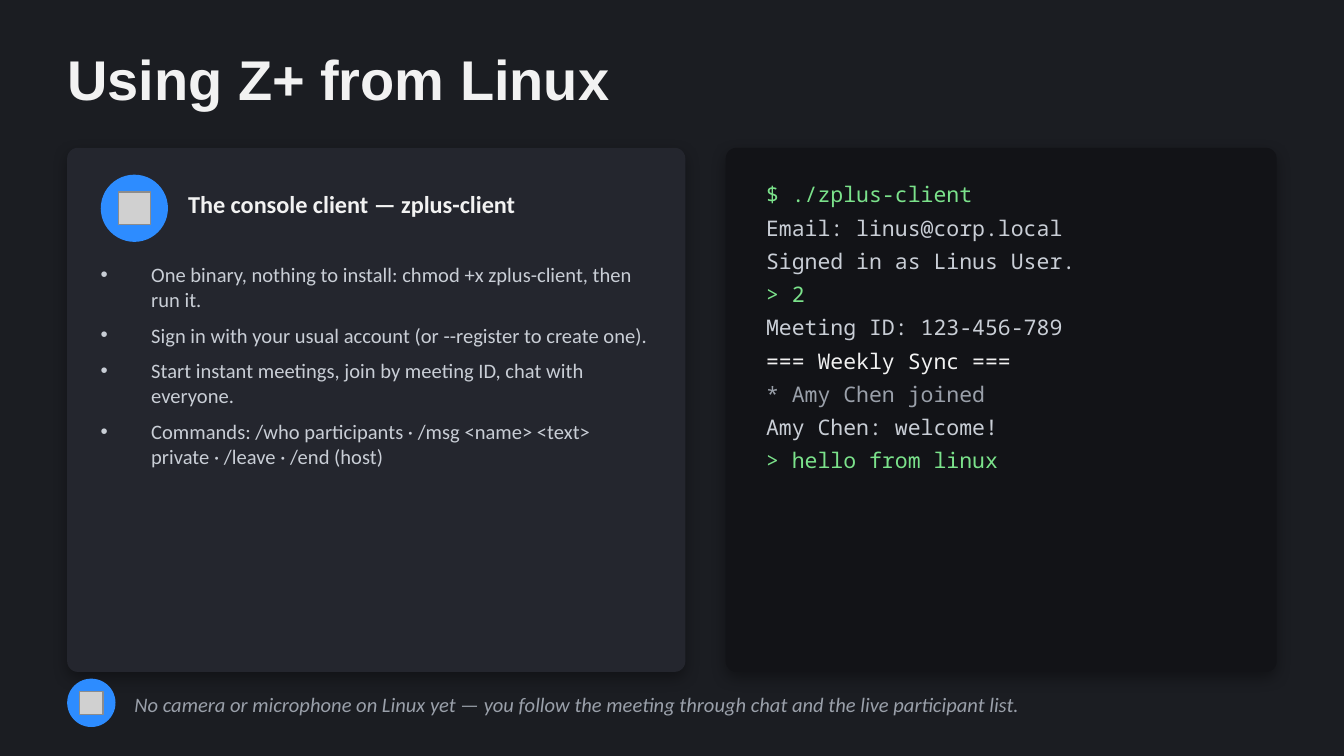
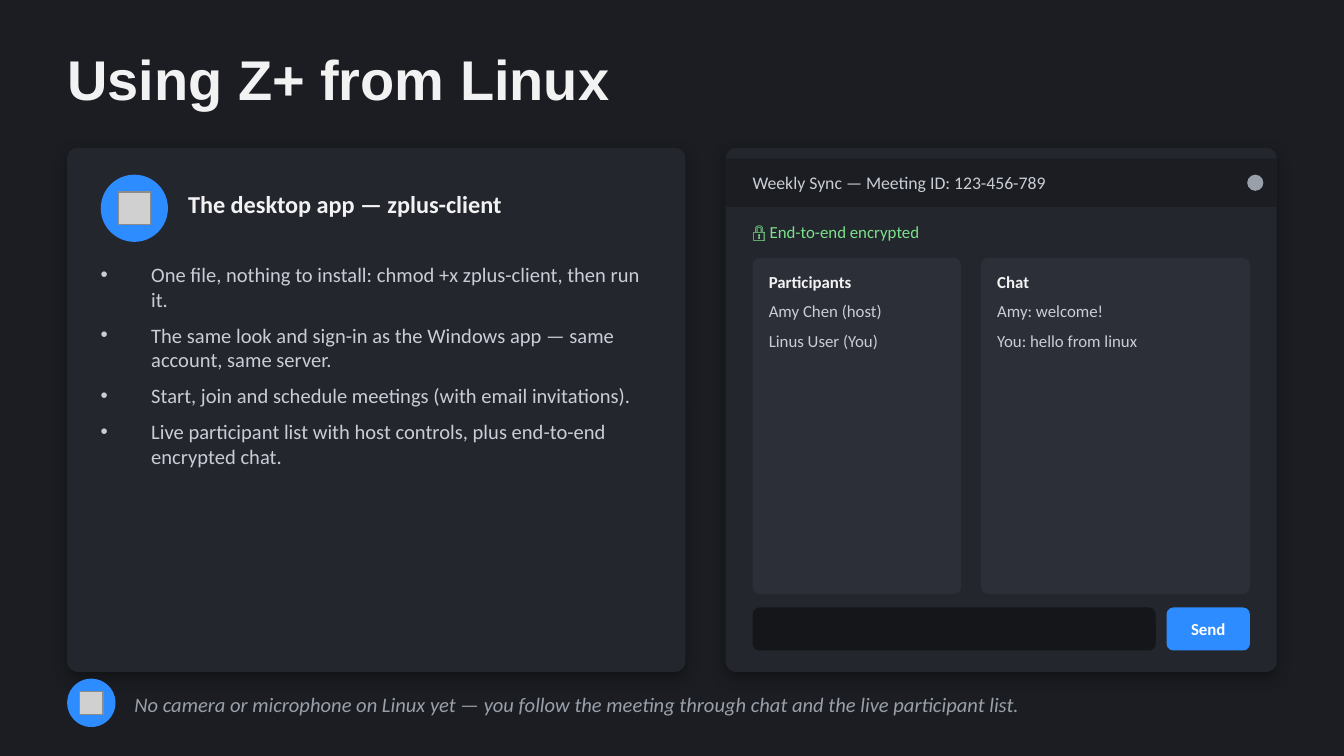
Before and after one commit to muleskin/Zplus, a slide deck: slide 8 of docs/Z+ User Guide.pptx. Drawn at 1344x756 pixels with LibreOffice and Linux fonts; fonts in the diff are those of the drawing; grey boxes stand for pictures. Boxes give left, top, right and bottom in pixels: in the first picture for what was removed or moved away, otherwise in the second. Text is boxed around its words. In the diff, an @@ line names an element or a change of style, - is before the commit and + after.

```diff
--- a/docs/Z+ User Guide.pptx
+++ b/docs/Z+ User Guide.pptx
@@ rounded rectangle at [726, 148, 1277, 672]: fill #121317 to #24262E @@
@@ rectangle added at [726, 159, 1277, 207], fill #1B1D22 @@
@@ text added at [753, 176, 1045, 192], 9.5 pt, text #C9CED6 @@
+Weekly Sync — Meeting ID: 123-456-789
@@ ellipse added at [1247, 175, 1263, 191], fill #9AA0AA @@
@@ text at [188, 196, 501, 217]: text changed @@
-The console client — zplus-client
+The desktop app — zplus-client
@@ text removed at [766, 185, 1075, 468] @@
-$ ./zplus-client
-Email: linus@corp.local
-Signed in as Linus User.
-> 2
-Meeting ID: 123-456-789
-=== Weekly Sync ===
-* Amy Chen joined
-Amy Chen: welcome!
-> hello from linux
@@ text added at [770, 226, 919, 241], 9 pt, text #7BE28B @@
+🔒 End-to-end encrypted
@@ text at [151, 267, 640, 468]: text changed @@
-• One binary, nothing to install: chmod +x zplus-client, then run it.
-• Sign in with your usual account (or --register to create one).
-• Start instant meetings, join by meeting ID, chat with everyone.
-• Commands: /who participants · /msg <name> <text> private · /leave · /end (host)
+• One file, nothing to install: chmod +x zplus-client, then run it.
+• The same look and sign-in as the Windows app — same account, same server.
+• Start, join and schedule meetings (with email invitations).
+• Live participant list with host controls, plus end-to-end encrypted chat.
@@ rounded rectangle added at [753, 258, 961, 594], fill #2C2F38 @@
@@ rounded rectangle added at [981, 258, 1250, 594], fill #2C2F38 @@
@@ text added at [769, 276, 882, 349], 9 pt, text #C9CED6 @@
+Participants
+Amy Chen (host)
+Linus User (You)
@@ text added at [997, 276, 1137, 347], 9 pt, text #C9CED6 @@
+Chat
+Amy: welcome!
+You: hello from linux
@@ rounded rectangle added at [753, 607, 1156, 650], fill #15161A @@
@@ rounded rectangle added at [1167, 607, 1250, 650], fill #2D8CFF @@
@@ text added at [1191, 623, 1225, 635], 9 pt, text #FFFFFF, bold @@
+Send
```
Also in this commit, not shown: 8 other files.
